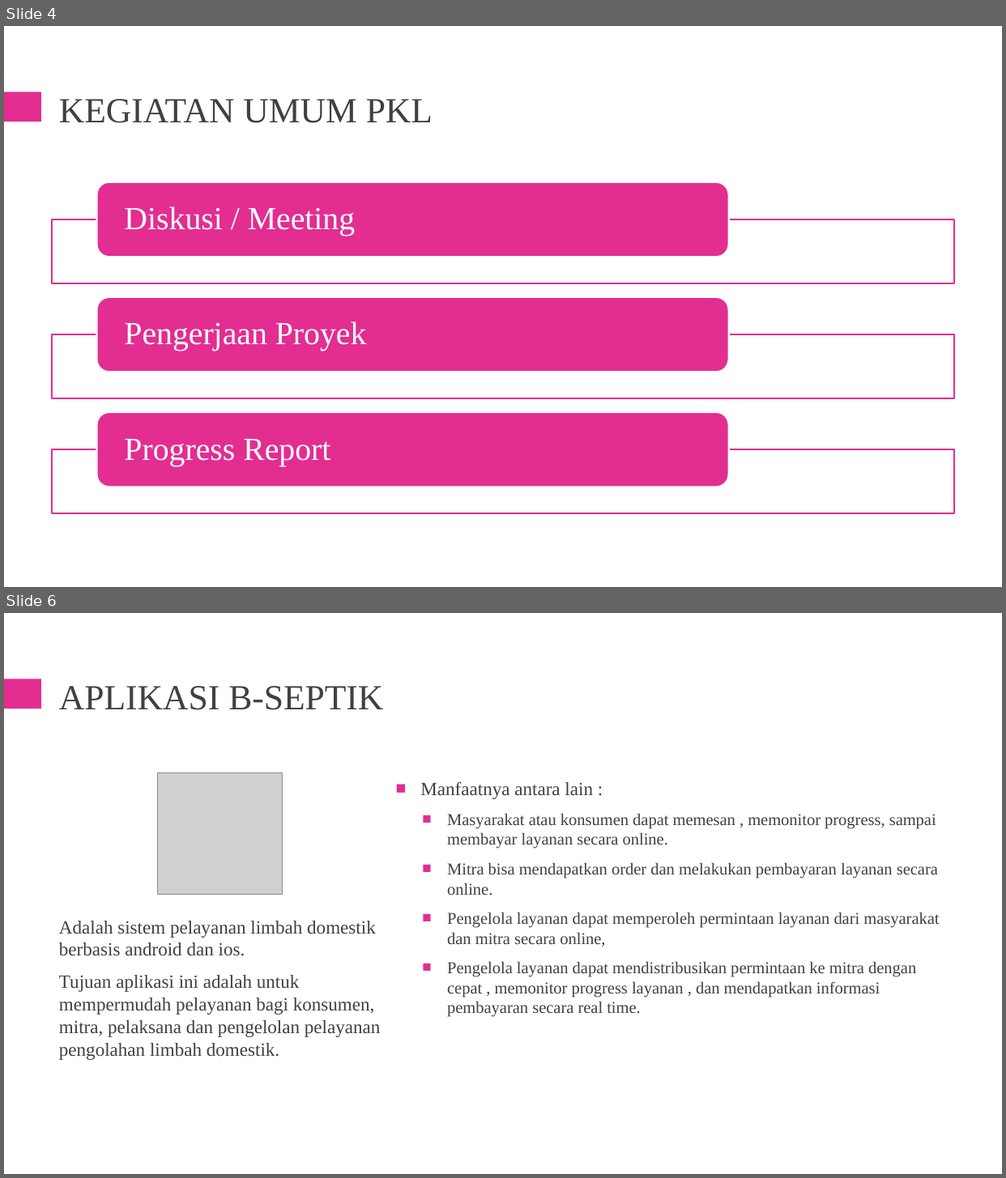
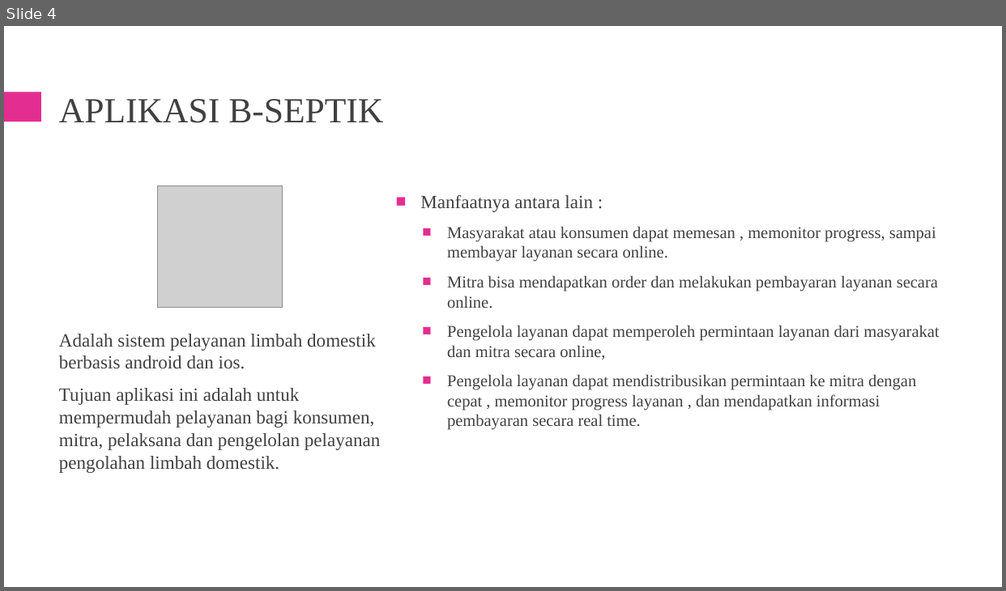
Before and after one commit to palindungan/file_penting_cadangan, a slide deck: PKL Industri 2020/magang_ppt.pptx. Shown one above the other, each under a label of ours: slides 4 and 6 before the commit, slide 4 after it; the slides between them are not shown. The pictures are 1006x1178 and 1006x591 pixels, drawn with LibreOffice and Linux fonts; fonts in the diff are those of the drawing; grey boxes stand for pictures. Boxes give left, top, right and bottom in pixels: in the first picture for what was removed or moved away, otherwise in the second. Text is boxed around its words. In the diff, an @@ line names an element or a change of style, - is before the commit and + after.

```diff
--- a/PKL Industri 2020/magang_ppt.pptx
+++ b/PKL Industri 2020/magang_ppt.pptx
@@ slide 4 removed at [4, 26, 1002, 587], background #FFFFFF; not listed: 1 template element that a slide beside it also shows @@
@@ title removed at [59, 99, 432, 123] @@
-KEGIATAN UMUM PKL
@@ group removed at [52, 182, 955, 514]: 3 rectangles, 3 rounded rectangles, 3 texts @@
-Diskusi / Meeting
-Pengerjaan Proyek
-Progress Report
@@ what was slide 6 is now slide 4 @@
```
Also in this commit, not shown: 1 slide changed.
